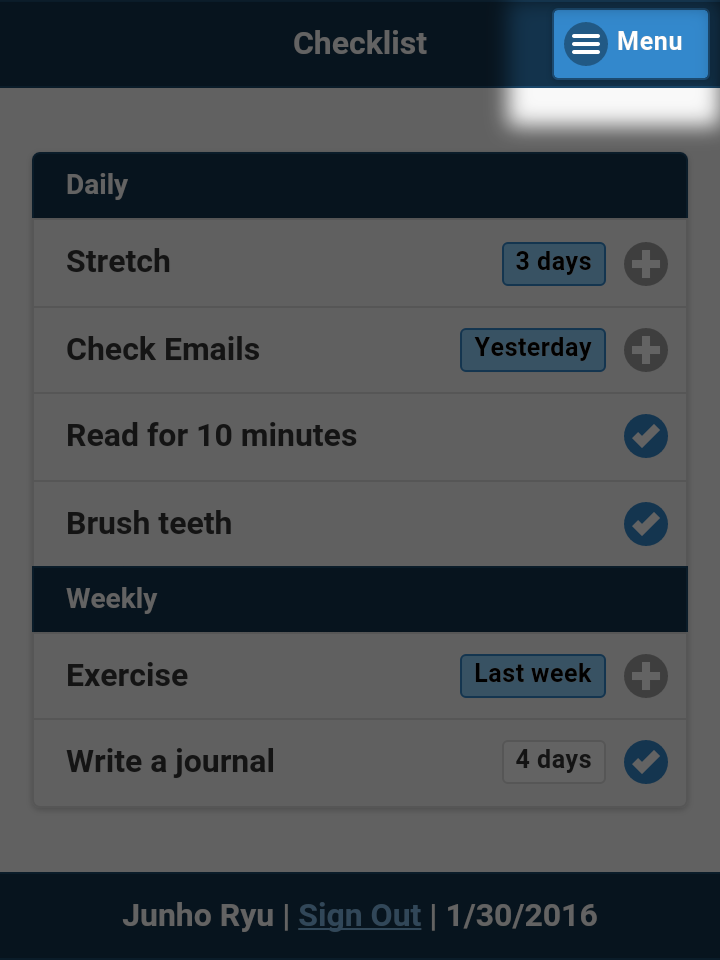
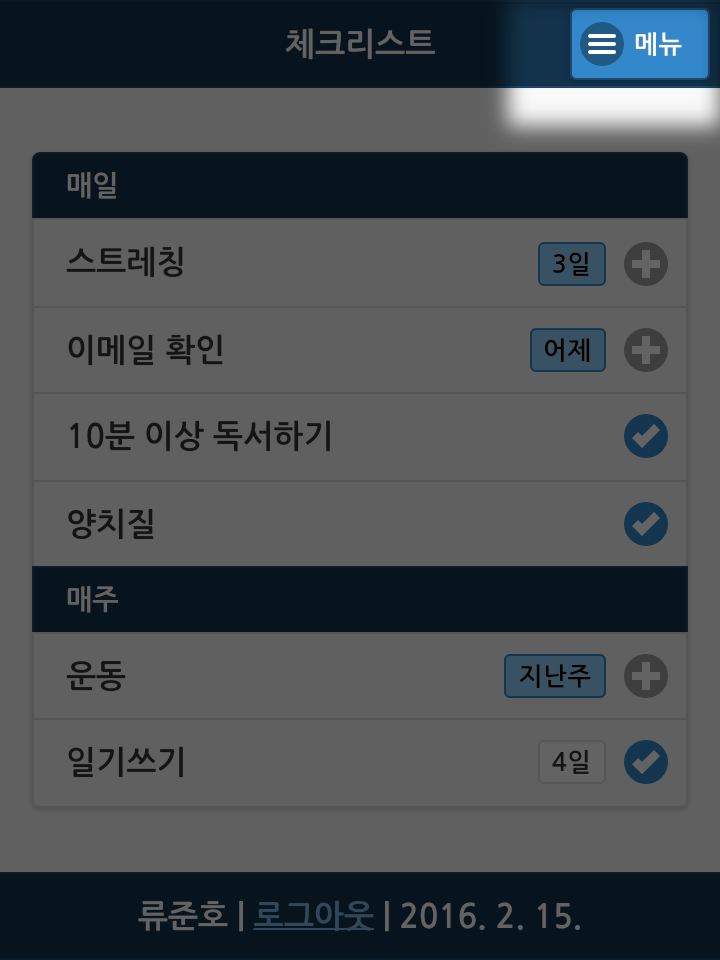
The second 720 x 960 image is a revision of the first. Changes to its layers:
added layer "Layer 2" above "Background" over [0, 0, 720, 932]
